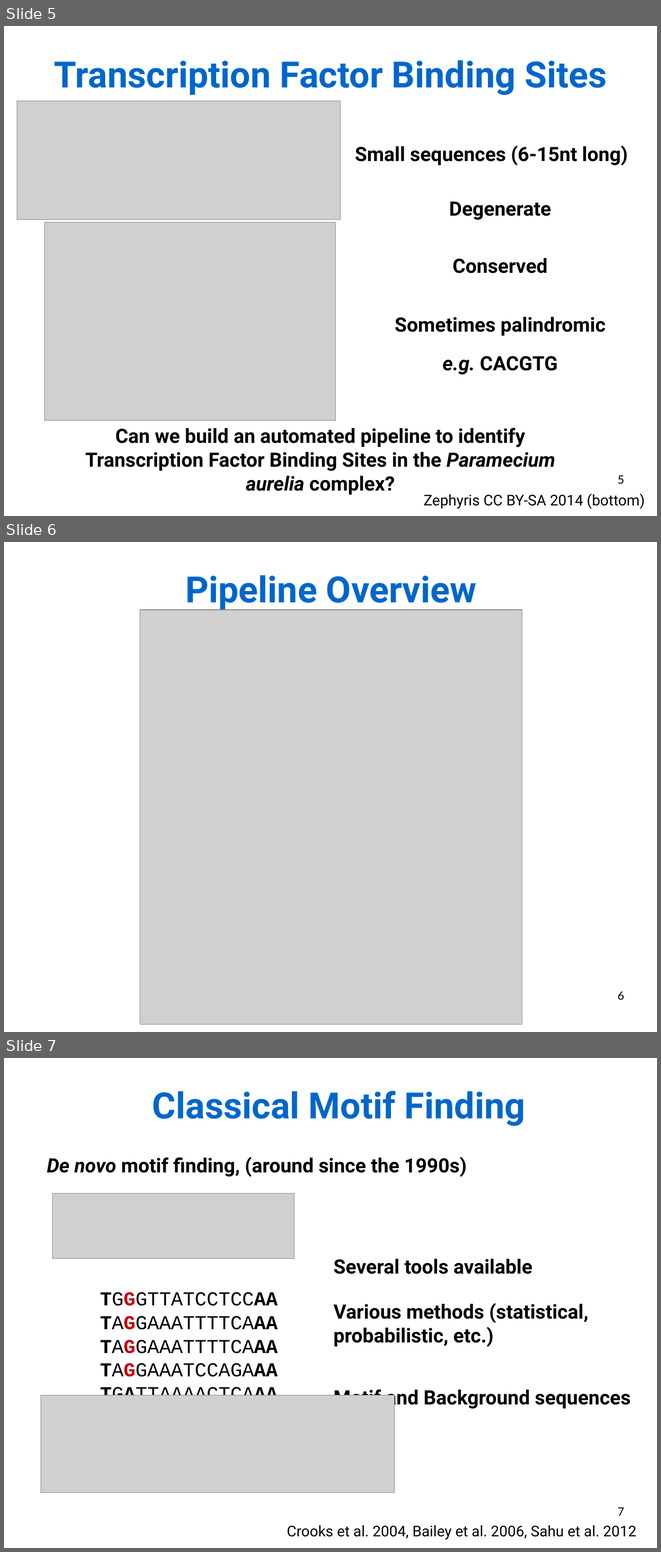
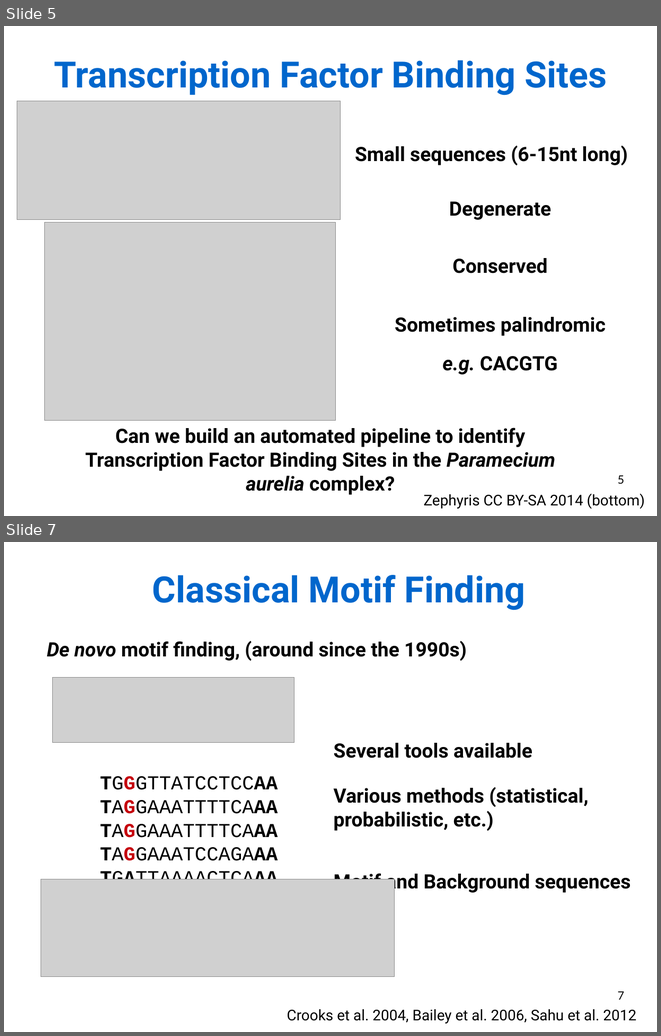
Before and after one commit to Rekyt/lynchlabpresentation2014, a slide deck: LabMeetingPresentation.odp. Shown one above the other, each under a label of ours: slides 5, 6 and 7 before the commit, slides 5 and 7 after it; the slides between them are not shown. The pictures are 661x1552 and 661x1036 pixels, drawn with LibreOffice and Linux fonts; fonts in the diff are those of the drawing; grey boxes stand for pictures. Boxes give left, top, right and bottom in pixels: in the first picture for what was removed or moved away, otherwise in the second. Text is boxed around its words. In the diff, an @@ line names an element or a change of style, - is before the commit and + after.

```diff
--- a/LabMeetingPresentation.odp
+++ b/LabMeetingPresentation.odp
@@ slide 6 removed at (4,542,657,1032), background #FFFFFF @@
@@ text removed at (185,575,476,611) @@
-Pipeline Overview
@@ picture removed at (140,609,522,1024) @@
@@ page number removed at (618,991,625,1000) @@
-6
```
Also in this commit, not shown: 1 slide changed, 1 slide added.
